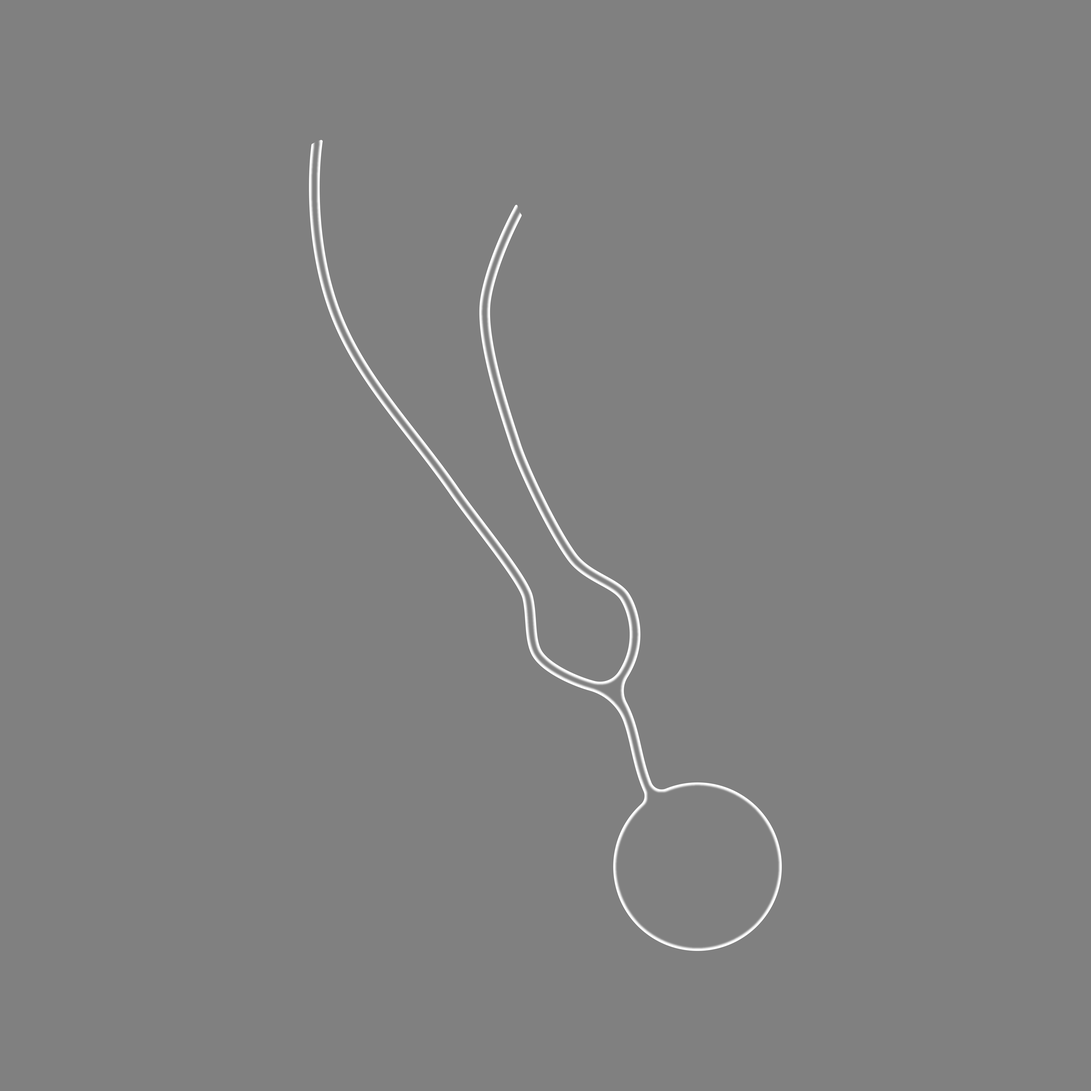
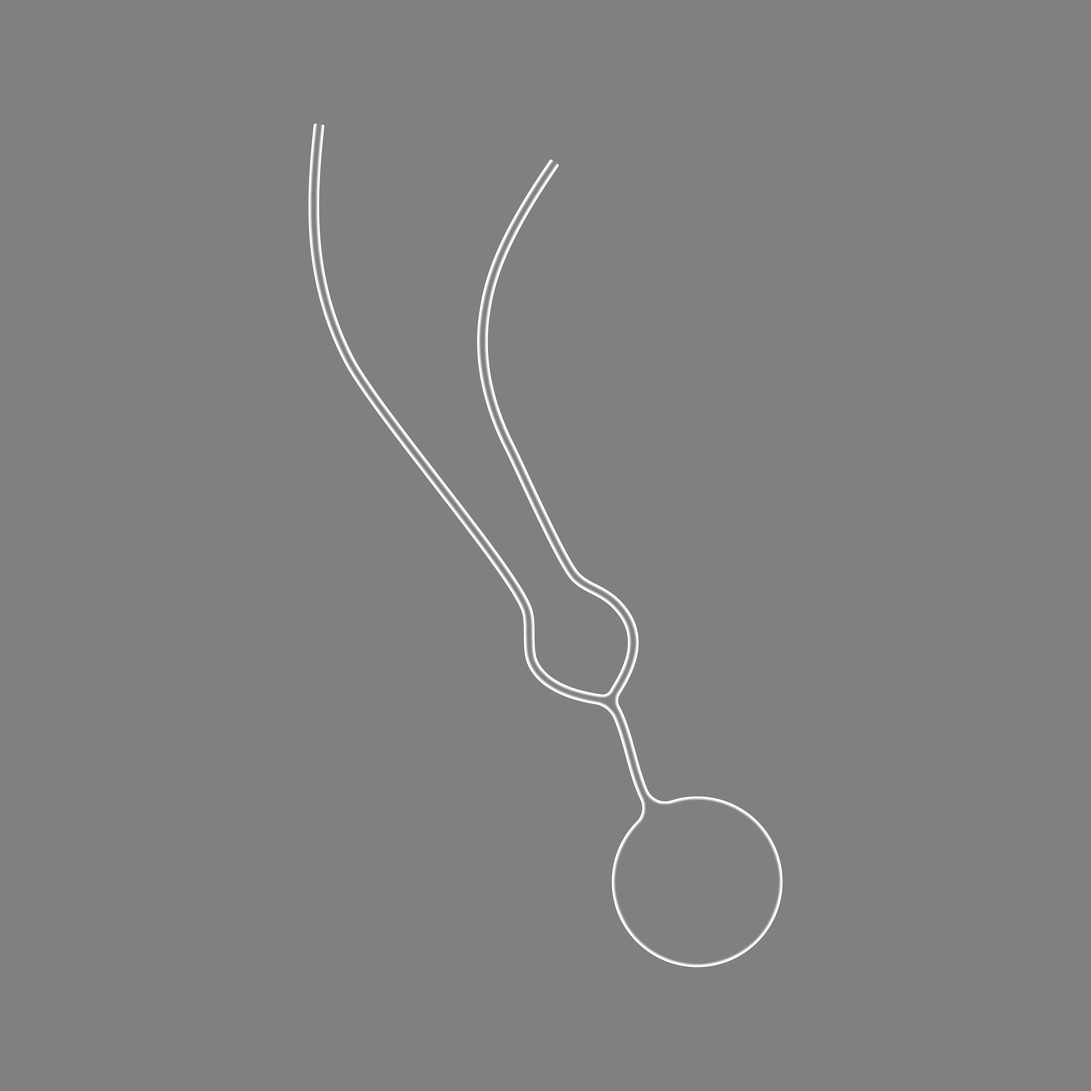
The second 1091x1091 image is a revision of the first. Changes to its layers:
painted on "Vector Smart Object" over (x1=308, y1=123, x2=783, y2=968)
